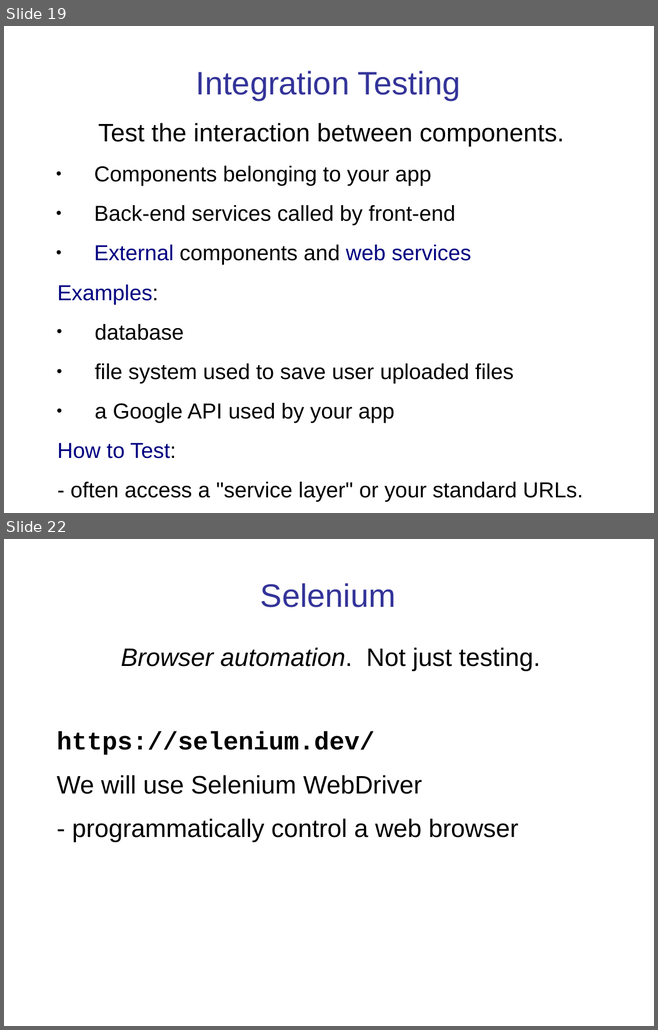
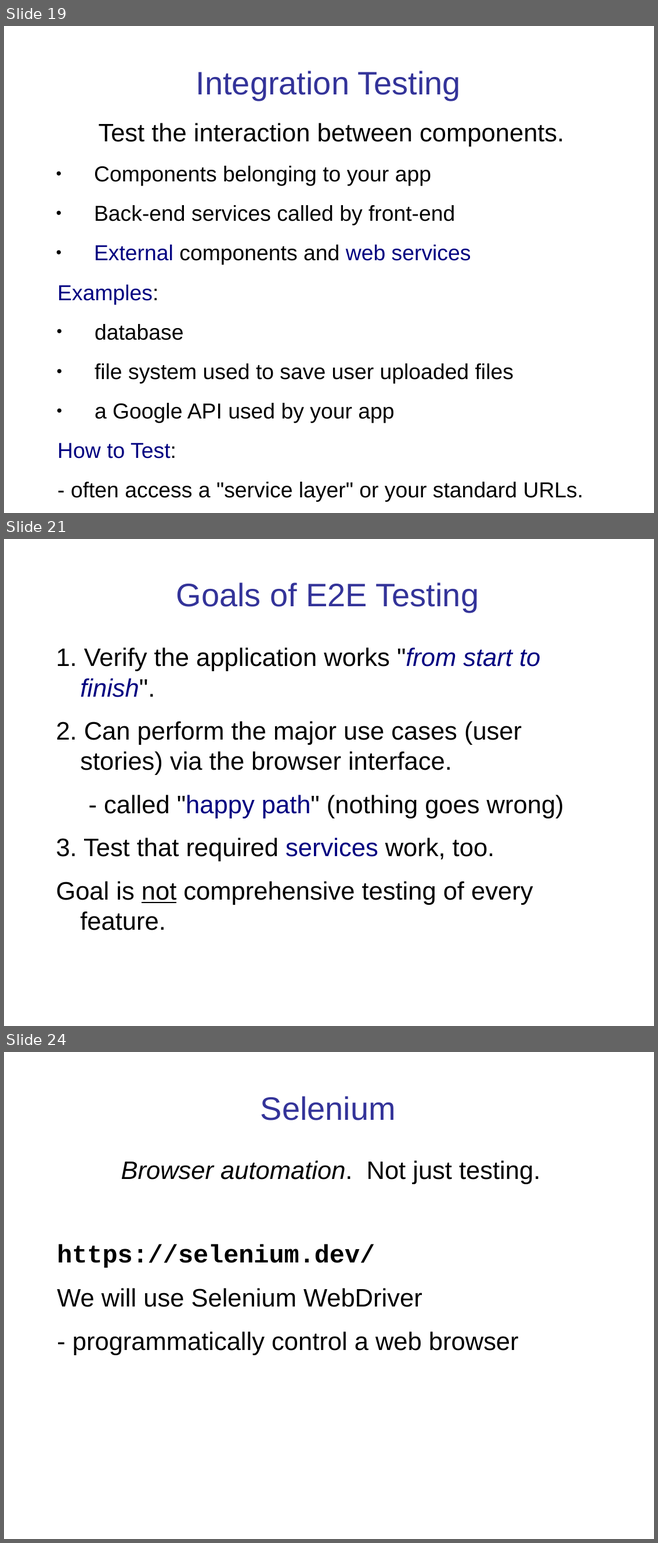
Before and after one commit to cpske/ISP, a slide deck: testing/WebTesting.ppt. Shown one above the other, each under a label of ours: slides 19 and 22 before the commit, slides 19, 21 and 24 after it; the slides between them are not shown. The pictures are 658x1030 and 658x1543 pixels, drawn with LibreOffice and Linux fonts; fonts in the diff are those of the drawing. Boxes give left, top, right and bottom in pixels: in the first picture for what was removed or moved away, otherwise in the second. Text is boxed around its words. In the diff, an @@ line names an element or a change of style, - is before the commit and + after.

Commit message:
add goals of E2E testing to WebTesting slides

```diff
--- a/testing/WebTesting.ppt
+++ b/testing/WebTesting.ppt
@@ slide 21 added at (x1=4, y1=539, x2=654, y2=1026), background #FFFFFF @@
@@ title added at (x1=176, y1=583, x2=478, y2=612), 36 pt, text #333399 @@
+Goals of E2E Testing
@@ text added at (x1=56, y1=647, x2=564, y2=931), 28 pt, text #000000 @@
+1. Verify the application works "from start to finish".
+2. Can perform the major use cases (user stories) via the browser interface.
+  - called "happy path" (nothing goes wrong)
+3. Test that required services work, too.
+Goal is not comprehensive testing of every feature.
@@ what was slide 22 is now slide 24 @@
```
Also in this commit, not shown: 10 slides changed, 1 other slide added, 2 other files.
